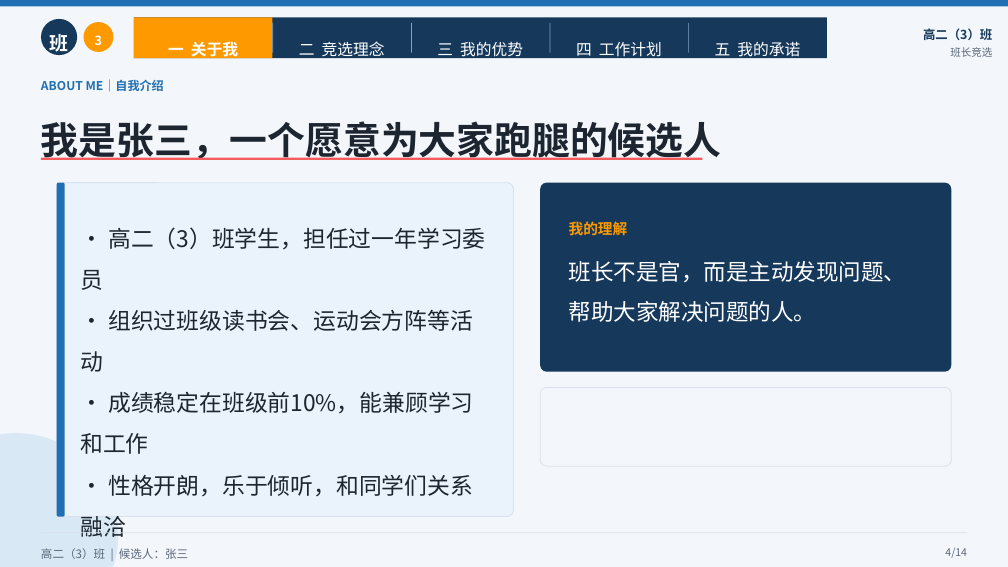
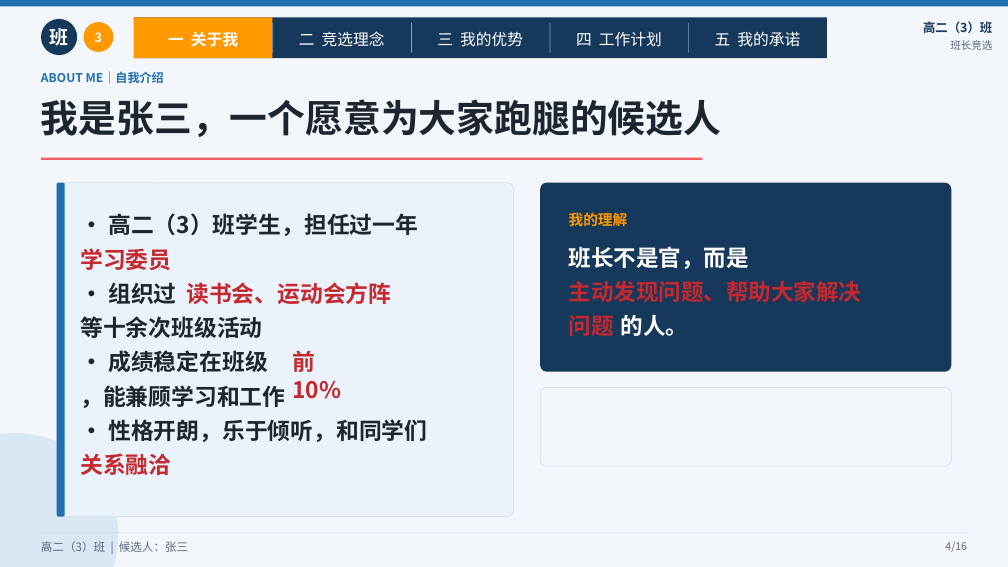
Before and after one commit to NEMU-CAN/Codex-PPT, a slide deck: slide 4 of dist/class-monitor-academic.pptx. Drawn at 1008x567 pixels with LibreOffice and Linux fonts; fonts in the diff are those of the drawing. Boxes give left, top, right and bottom in pixels: in the first picture for what was removed or moved away, otherwise in the second. Text is boxed around its words. In the diff, an @@ line names an element or a change of style, - is before the commit and + after.

```diff
--- a/dist/class-monitor-academic.pptx
+++ b/dist/class-monitor-academic.pptx
@@ text at [108, 213, 418, 236]: text changed; bold on @@
-• 高二（3）班学生，担任过一年学习委员
-• 组织过班级读书会、运动会方阵等活动
-• 成绩稳定在班级前10%，能兼顾学习和工作
-• 性格开朗，乐于倾听，和同学们关系融洽
+• 高二（3）班学生，担任过一年
@@ text added at [80, 248, 171, 270], 21.8 pt, text #C5282F, bold @@
+学习委员
@@ text added at [569, 247, 749, 269], 21.5 pt, text #FFFFFF, bold @@
+班长不是官，而是
@@ text added at [108, 282, 176, 304], 21.8 pt, text #1C2530, bold @@
+• 组织过
@@ text added at [186, 282, 391, 304], 21.8 pt, text #C5282F, bold @@
+读书会、运动会方阵
@@ text at [569, 280, 862, 302]: text changed; text colour #FFFFFF to #C5282F; bold on @@
-班长不是官，而是主动发现问题、帮助大家解决问题的人。
+主动发现问题、帮助大家解决
@@ text added at [80, 316, 262, 338], 21.8 pt, text #1C2530, bold @@
+等十余次班级活动
@@ text added at [569, 315, 614, 336], 21.5 pt, text #C5282F, bold @@
+问题
@@ text added at [621, 315, 689, 336], 21.5 pt, text #FFFFFF, bold @@
+的人。
@@ text added at [108, 350, 268, 372], 21.8 pt, text #1C2530, bold @@
+• 成绩稳定在班级
@@ text added at [292, 350, 341, 399], 21.8 pt, text #C5282F, bold @@
+前10%
@@ text added at [80, 385, 285, 408], 21.8 pt, text #1C2530, bold @@
+，能兼顾学习和工作
@@ text added at [108, 419, 427, 442], 21.8 pt, text #1C2530, bold @@
+• 性格开朗，乐于倾听，和同学们
@@ text added at [80, 453, 171, 475], 21.8 pt, text #C5282F, bold @@
+关系融洽
@@ line spacing 1.5 to 1 in 13 elements at [168, 31, 238, 47], [299, 31, 385, 46], [437, 32, 523, 47], [576, 31, 662, 47], [715, 31, 800, 47], [50, 28, 69, 46], [95, 32, 102, 42], [923, 21, 992, 33], [950, 40, 992, 50], [41, 71, 164, 84], [41, 99, 721, 137], [569, 211, 628, 230], [41, 541, 188, 552] @@
@@ text at [945, 542, 967, 552]: text changed @@
-4/14
+4/16
```
Also in this commit, not shown: 13 other slides changed, 2 slides added, 5 other files.
